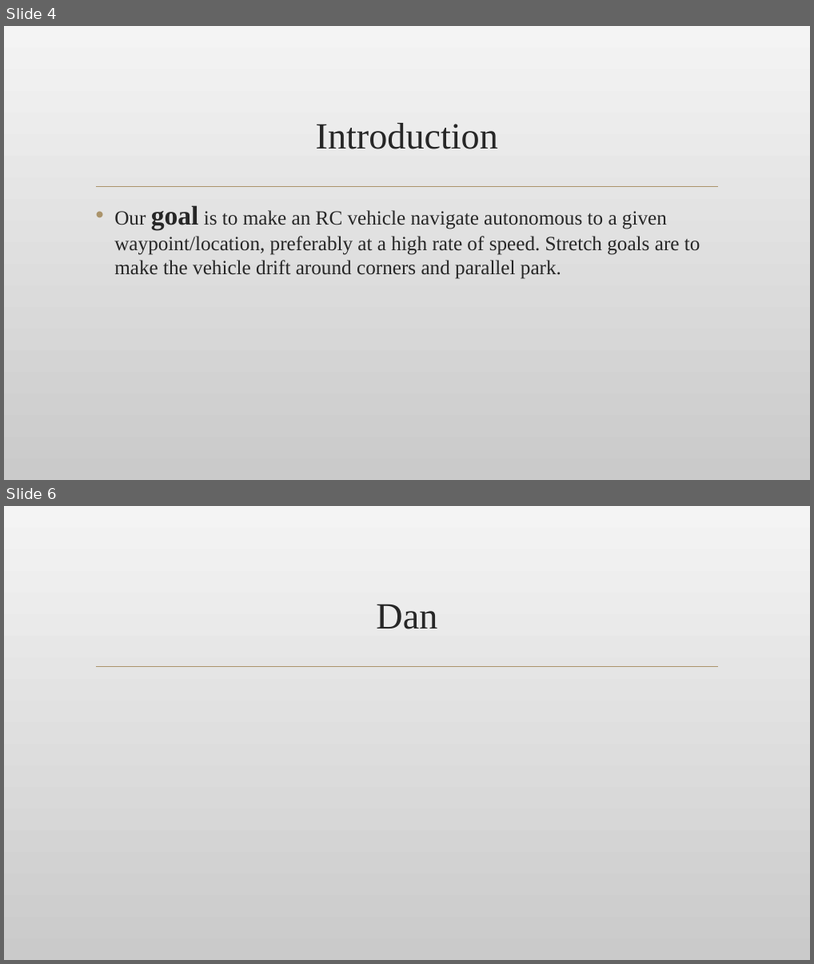
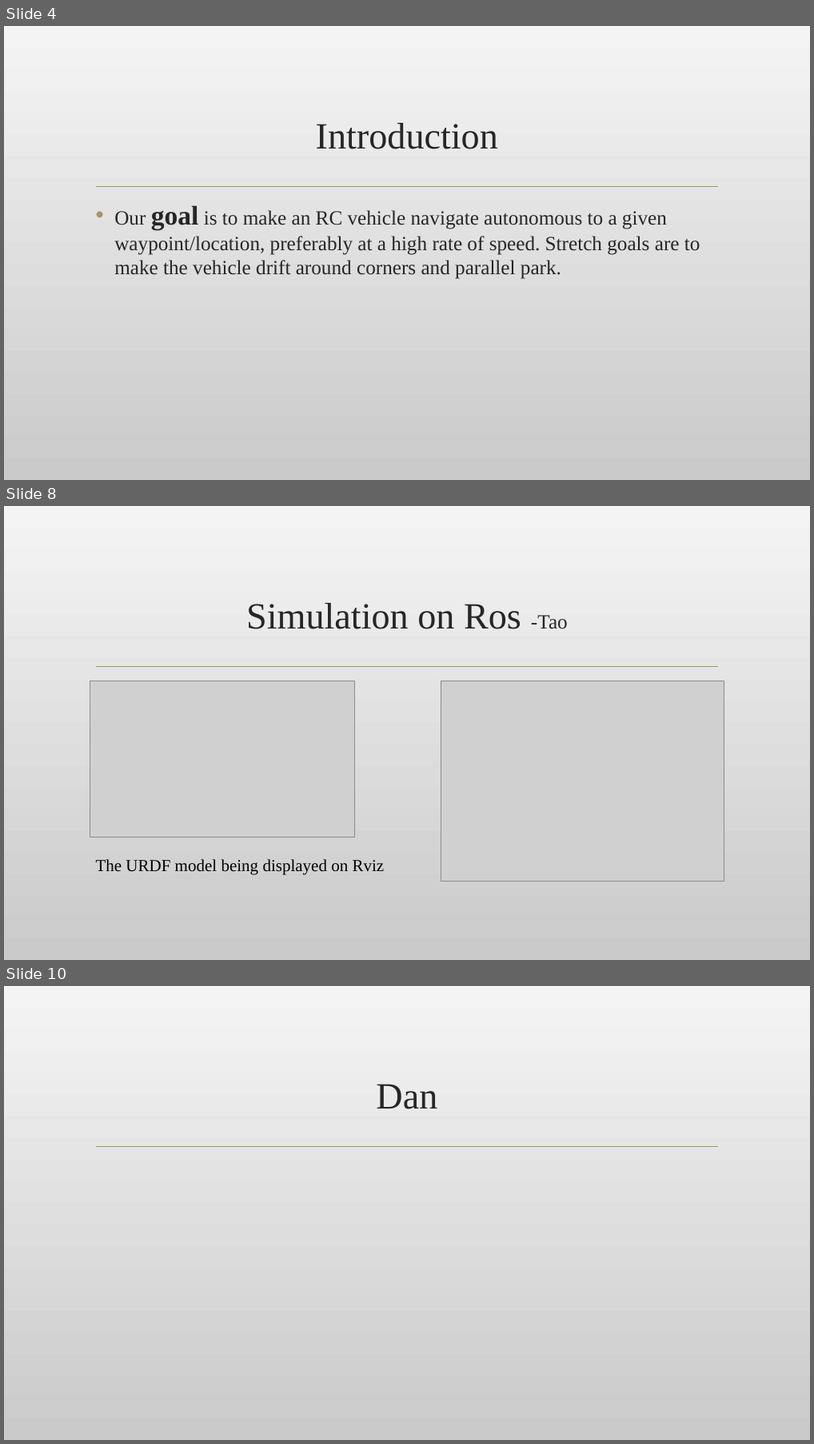
Before and after one commit to TaoChenOSU/ARC, a slide deck: winter_prog/Winter_Progress_Report.pptx. Shown one above the other, each under a label of ours: slides 4 and 6 before the commit, slides 4, 8 and 10 after it; the slides between them are not shown. The pictures are 814x964 and 814x1444 pixels, drawn with LibreOffice and Linux fonts; fonts in the diff are those of the drawing; grey boxes stand for pictures; background and template pictures are left out. Boxes give left, top, right and bottom in pixels: in the first picture for what was removed or moved away, otherwise in the second. Text is boxed around its words. In the diff, an @@ line names an element or a change of style, - is before the commit and + after.

```diff
--- a/winter_prog/Winter_Progress_Report.pptx
+++ b/winter_prog/Winter_Progress_Report.pptx
@@ slide 8 added at bbox=[4, 506, 810, 960], background picture (left out); not listed: 1 template element that a slide beside it also shows @@
@@ title added at bbox=[246, 603, 568, 629], 44 pt, text #262626 @@
+Simulation on Ros -Tao
@@ picture added at bbox=[90, 681, 355, 836] @@
@@ picture added at bbox=[441, 681, 725, 880] @@
@@ text added at bbox=[96, 859, 385, 875], 20 pt, text #000000 @@
+The URDF model being displayed on Rviz
@@ what was slide 6 is now slide 10 @@
```
Also in this commit, not shown: 1 slide changed, 3 other slides added.
